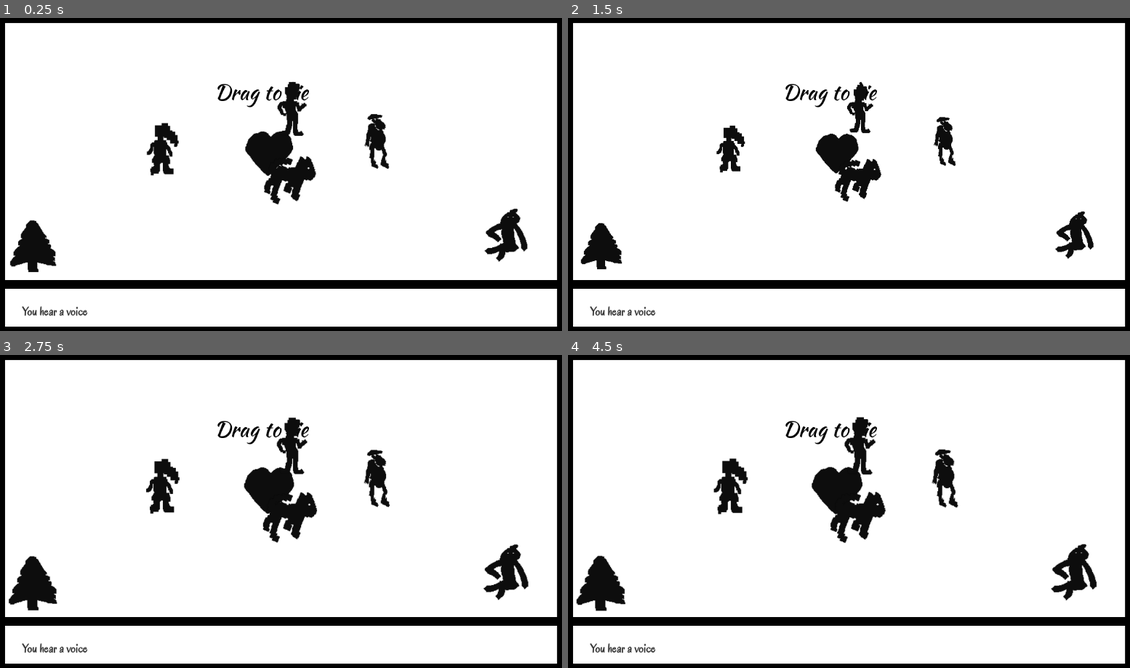
Above: before the commit, frames 1-4 (two rows, left to right).
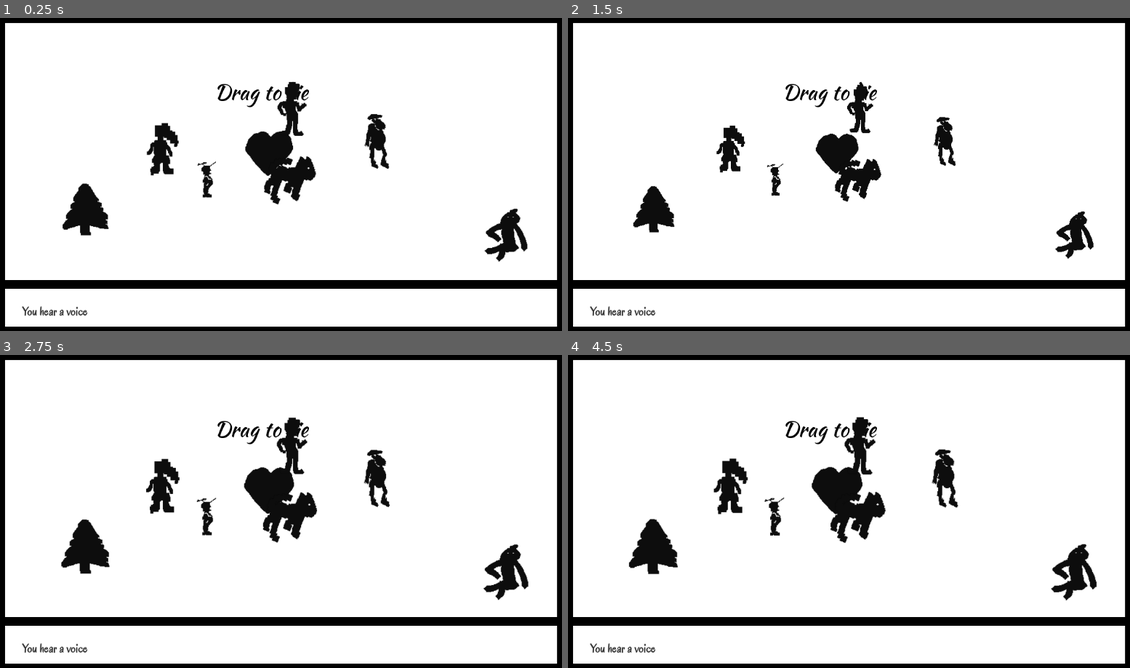
Above: after the commit, the same moments.

Repository: nqpz/ngj-2026
Game: Godot game, scene res://node_2d.tscn
Two runs of this game, one before a commit and one after it. Both use one fixed random seed, a clock stepped at 60 frames per second and the inputs below.
Inputs:
- Up to frame 1 (0.25 s): no input
- Up to frame 2 (1.5 s): no input
- Up to frame 3 (2.75 s): no input
- Up to frame 4 (4.5 s): no input

The runs differ from the first frame. In frame 1, 1.8% of the frame differs, in the area x 1-39%, y 45-82%; in frame 2, 1.4%; in frame 3, 2.0%; in frame 4, 2.0%.

Commit message:
Add propeller hat person

Diff:
--- a/node_2d.tscn
+++ b/node_2d.tscn
@@ -11,6 +11,7 @@
 [ext_resource type="Texture2D" uid="uid://b46dhk38rr7c5" path="res://Drawings/person.png" id="8_rj586"]
 [ext_resource type="Texture2D" uid="uid://heoh7w1kcvkf" path="res://Drawings/woman.png" id="9_ir8iy"]
 [ext_resource type="Texture2D" uid="uid://ckt2v0msl4hxd" path="res://Drawings/sitting.png" id="10_ir8iy"]
+[ext_resource type="Texture2D" uid="uid://g48kf70tj4un" path="res://Drawings/propeller_hat_person.png" id="12_x0ka3"]
 
 [node name="Node2D" type="Node2D" unique_id=1876203803]
 
@@ -60,7 +61,7 @@
 image = ExtResource("6_kdubu")
 
 [node name="Tree" parent="Drawings" unique_id=1134631513 instance=ExtResource("2_0e48y")]
-position = Vector2(92, 470)
+position = Vector2(196, 397)
 image = ExtResource("7_d21ai")
 
 [node name="Person" parent="Drawings" unique_id=2023863569 instance=ExtResource("2_0e48y")]
@@ -71,4 +72,8 @@
 position = Vector2(1030, 449)
 image = ExtResource("10_ir8iy")
 
+[node name="Propeller hat person" parent="Drawings" unique_id=18894807 instance=ExtResource("2_0e48y")]
+position = Vector2(439, 341)
+image = ExtResource("12_x0ka3")
+
 [connection signal="timeout" from="Background/FadeOutTimer" to="Background" method="darken"]
Binary file added: Drawings/propeller_hat_person.aseprite
Binary file added: Drawings/propeller_hat_person.png
Not shown, added: Drawings/propeller_hat_person.png.import
